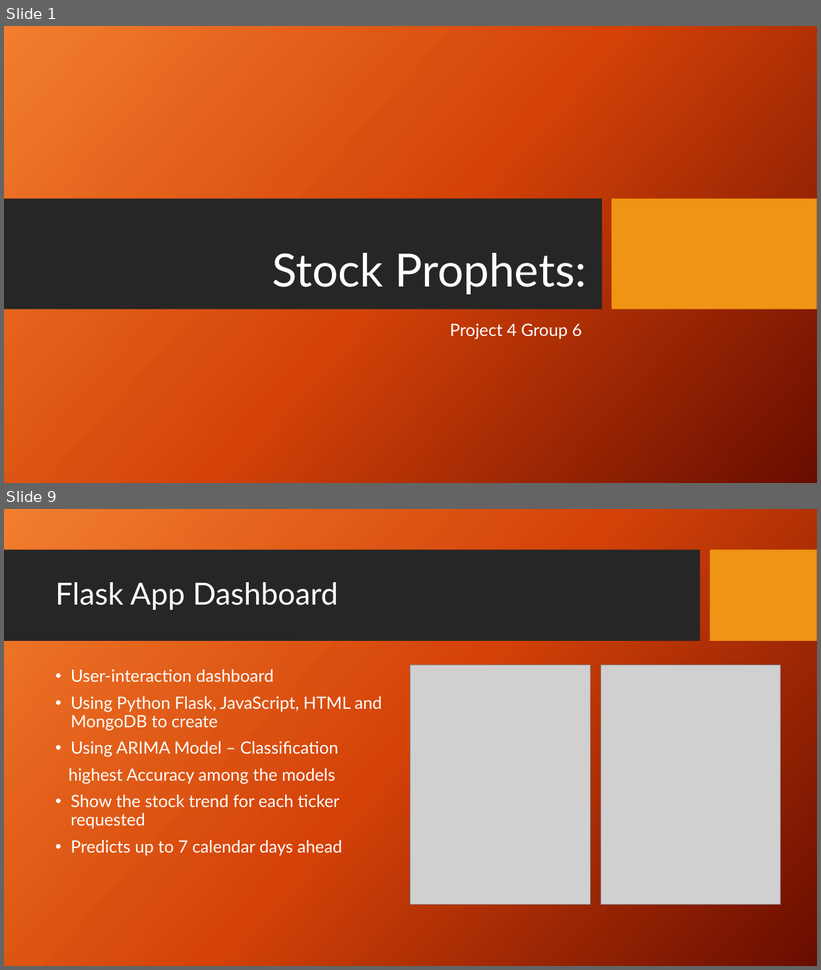
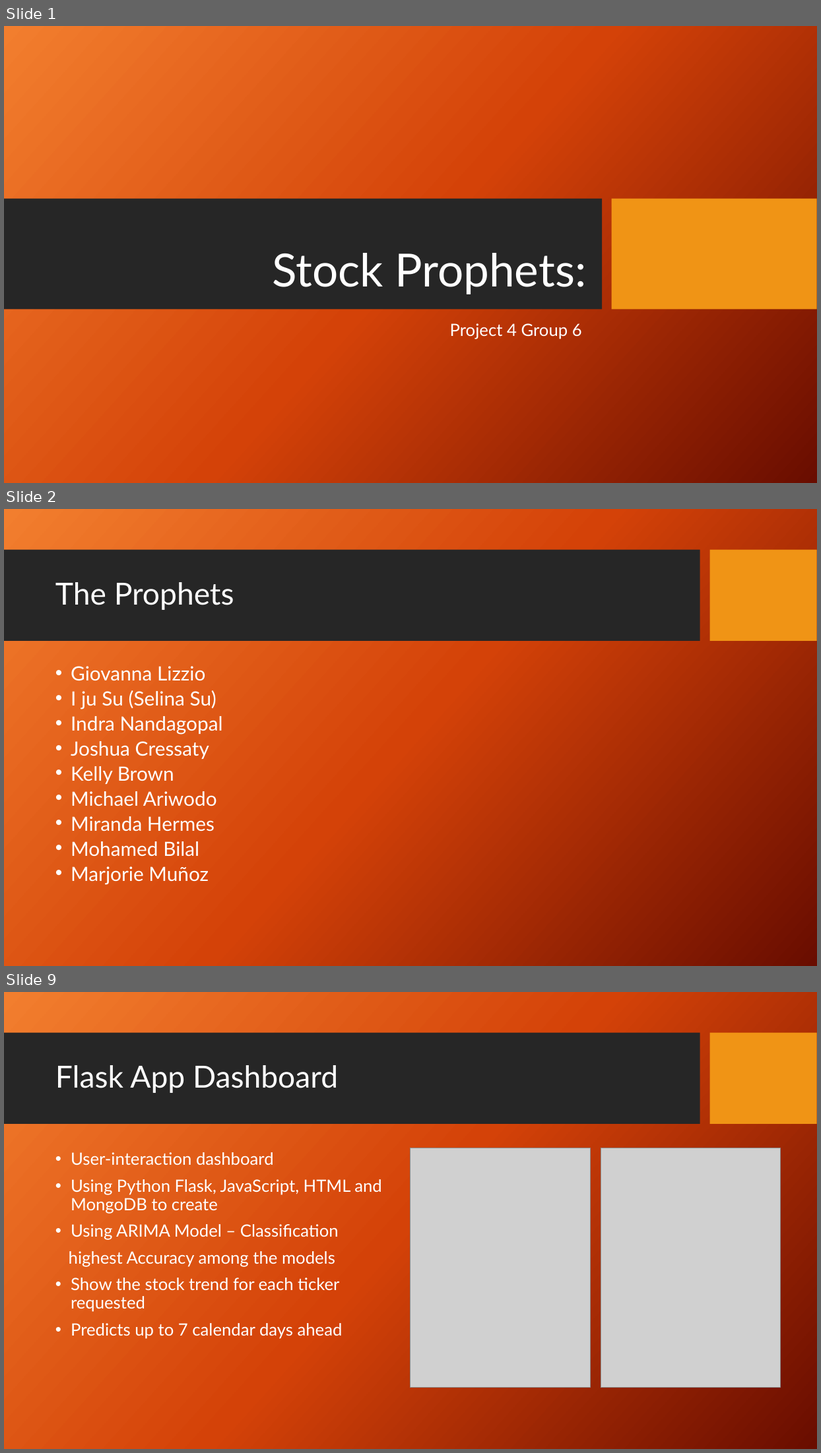
Before and after one commit to helleborus22/Machine-Learning-Project4, a slide deck: Project 4 Group 6 112922.pptx. Shown one above the other, each under a label of ours: slides 1 and 9 before the commit, slides 1, 2 and 9 after it; the slides between them are not shown. The pictures are 821x970 and 821x1453 pixels, drawn with LibreOffice and Linux fonts; fonts in the diff are those of the drawing; grey boxes stand for pictures; background and template pictures are left out. Boxes give left, top, right and bottom in pixels: in the first picture for what was removed or moved away, otherwise in the second. Text is boxed around its words. In the diff, an @@ line names an element or a change of style, - is before the commit and + after.

```diff
--- a/Project 4 Group 6 112922.pptx
+++ b/Project 4 Group 6 112922.pptx
@@ slide 2 added at box(4, 509, 817, 966), background picture (left out); not listed: 2 template elements that a slide beside it also shows @@
@@ title added at box(55, 582, 234, 610), 36 pt, text #FFFFFF @@
+The Prophets
@@ text added at box(71, 666, 223, 885), 23.2 pt, text #FFFFFF @@
+• Giovanna Lizzio
+• I ju Su (Selina Su)
+• Indra Nandagopal
+• Joshua Cressaty
+• Kelly Brown
+• Michael Ariwodo
+• Miranda Hermes
+• Mohamed Bilal
+• Marjorie Muñoz
```
Also in this commit, not shown: 8 slides changed, 2 slides removed.
